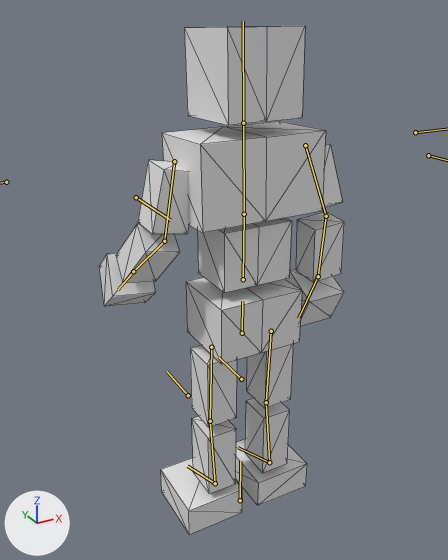
Two versions of the glTF model BrowserGame/public/models/animateblend3.glb, one commit apart.
Rendered twice from a camera (50 mm lens) standing at (-7.76, -13.05, 9.4) and looking at (-0.08, 0.92, 2.41). Lighting does not change. The marker at lower left points along +X, +Y and +Z. Both versions are drawn at frame 18 of the action '03_chest.walk'; the numbers are the values there. The bones that bend it are drawn over the model as lines. Mesh edges are drawn as thin lines.

The first picture shows '立方体'.
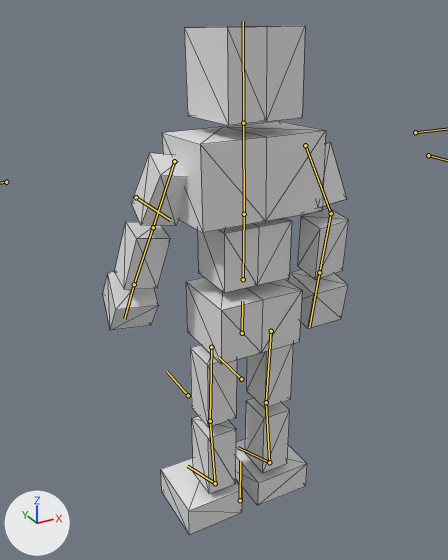
Pixel boxes [x1, y1, x2, y2] of what changed, in the pictures (448 x 560 px):
'立方体', posed
    before: [99, 26, 344, 534]
    after: [103, 26, 349, 534]
bone 'upper arm.R', root to tip
    before: (174, 161) to (164, 241)
    after: (174, 161) to (153, 227)
bone 'forearm.R', root to tip
    before: (164, 241) to (133, 271)
    after: (153, 227) to (134, 284)
bone 'hand.R', root to tip
    before: (133, 271) to (118, 289)
    after: (134, 284) to (124, 319)
bone 'upper arm.L', root to tip
    before: (305, 145) to (326, 216)
    after: (305, 145) to (331, 213)
bone 'forearm.L', root to tip
    before: (326, 216) to (318, 276)
    after: (331, 213) to (319, 272)
bone 'hand.L', root to tip
    before: (318, 276) to (298, 318)
    after: (319, 272) to (309, 327)

What changed in the scene script:
```text
Change bone_upper_arm_r:
    where bone_upper_arm_r = bpy.data.objects['アーマチュア'].pose.bones['upper arm.R']  # child of 'chest'
    bone_upper_arm_r.rotation_quaternion: (0.771, -0.022, 0.016, 0.637) -> (0.744, -0.19, -0.094, 0.634)  # degrees (-1, 3, 79) -> degrees (-24, 6, 80)
Change bone_forearm_r:
    where bone_forearm_r = bpy.data.objects['アーマチュア'].pose.bones['forearm.R']  # child of 'upper arm.R'
    bone_forearm_r.rotation_quaternion: (0.949, -0.315, 0.0, 0.007) -> (0.993, 0.116, 0.0, -0.002)  # degrees (-37, 0, 1) -> degrees (13, 0, 0)
Change bone_hand_r:
    where bone_hand_r = bpy.data.objects['アーマチュア'].pose.bones['hand.R']  # child of 'forearm.R'
    bone_hand_r.rotation_quaternion: (0.99, -0.11, 0.025, 0.09) -> (0.975, -0.199, 0.041, 0.087)  # degrees (-12, 4, 10) -> degrees (-23, 7, 9)
Change bone_upper_arm_l:
    where bone_upper_arm_l = bpy.data.objects['アーマチュア'].pose.bones['upper arm.L']  # child of 'chest'
    bone_upper_arm_l.rotation_quaternion: (0.727, 0.122, -0.175, -0.652) -> (0.722, 0.153, -0.22, -0.638)  # degrees (24, -5, -85) -> degrees (30, -7, -85)
Change bone_forearm_l:
    where bone_forearm_l = bpy.data.objects['アーマチュア'].pose.bones['forearm.L']  # child of 'upper arm.L'
    bone_forearm_l.rotation_quaternion: (0.979, -0.204, 0.0, -0.004) -> (0.957, -0.292, 0.0, -0.006)  # degrees (-24, 0, 0) -> degrees (-34, 0, -1)
Change bone_hand_l:
    where bone_hand_l = bpy.data.objects['アーマチュア'].pose.bones['hand.L']  # child of 'forearm.L'
    bone_hand_l.rotation_quaternion: (0.978, -0.206, 0.009, -0.025) -> (0.999, -0.024, 0.015, -0.022)  # degrees (-24, 0, -3) -> degrees (-3, 2, -3)
```
